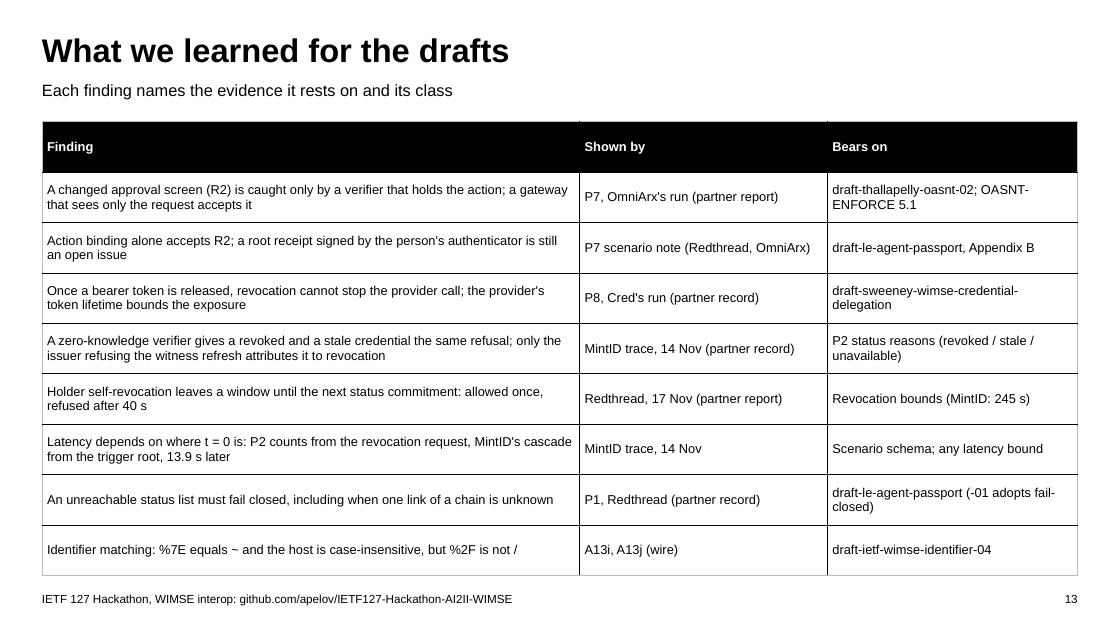
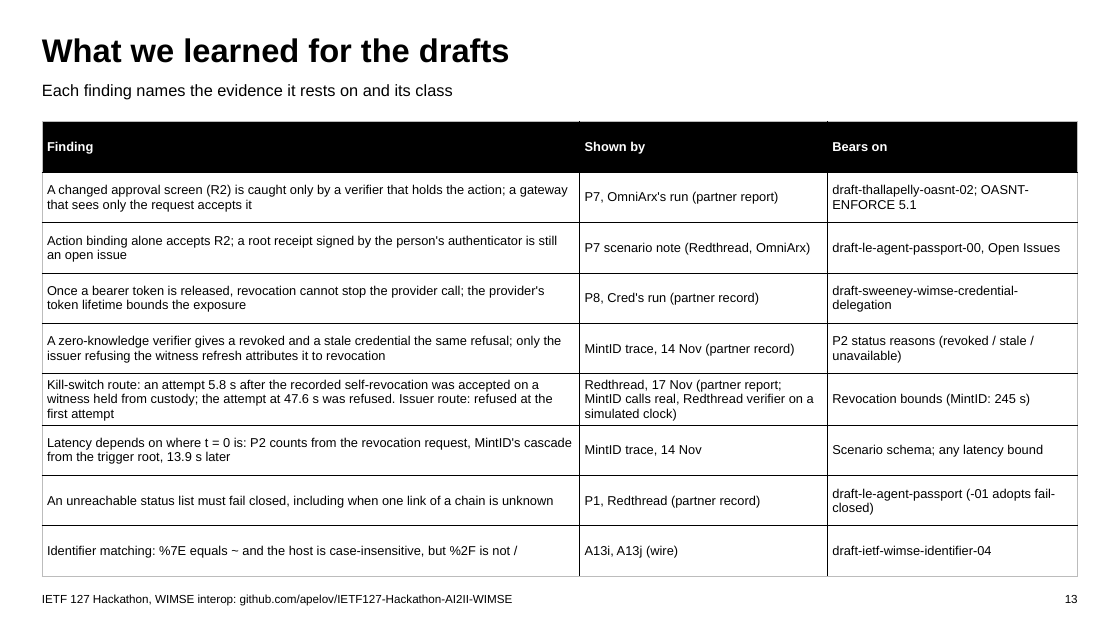
Before and after one commit to apelov/IETF127-Hackathon-AI2II-WIMSE, a slide deck: slide 13 of IETF127_WIMSE_Session.pptx. Drawn at 1120x630 pixels with LibreOffice and Linux fonts; fonts in the diff are those of the drawing. Boxes give left, top, right and bottom in pixels: in the first picture for what was removed or moved away, otherwise in the second. Text is boxed around its words. In the diff, an @@ line names an element or a change of style, - is before the commit and + after.

```diff
--- a/IETF127_WIMSE_Session.pptx
+++ b/IETF127_WIMSE_Session.pptx
@@ table at [42, 122, 1078, 576] @@
-row 3, column 3: draft-le-agent-passport, Appendix B
+row 3, column 3: draft-le-agent-passport-00, Open Issues
-row 6, column 1: Holder self-revocation leaves a window until the next status commitment: allowed once, refused after 40 s
+row 6, column 1: Kill-switch route: an attempt 5.8 s after the recorded self-revocation was accepted on a witness held from custody; the attempt at 47.6 s was refused. Issuer route: refused at the first attempt
-row 6, column 2: Redthread, 17 Nov (partner report)
+row 6, column 2: Redthread, 17 Nov (partner report; MintID calls real, Redthread verifier on a simulated clock)
```
Also in this commit, not shown: 3 other slides changed, 10 other files.
